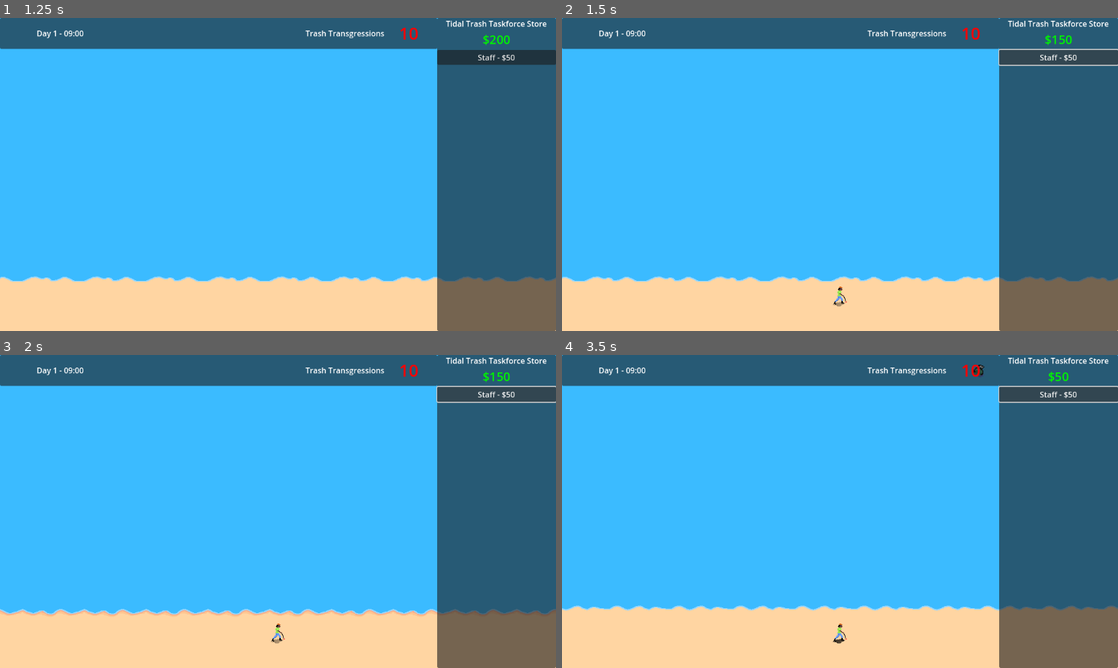
Above: before the commit, frames 1-4 (two rows, left to right).
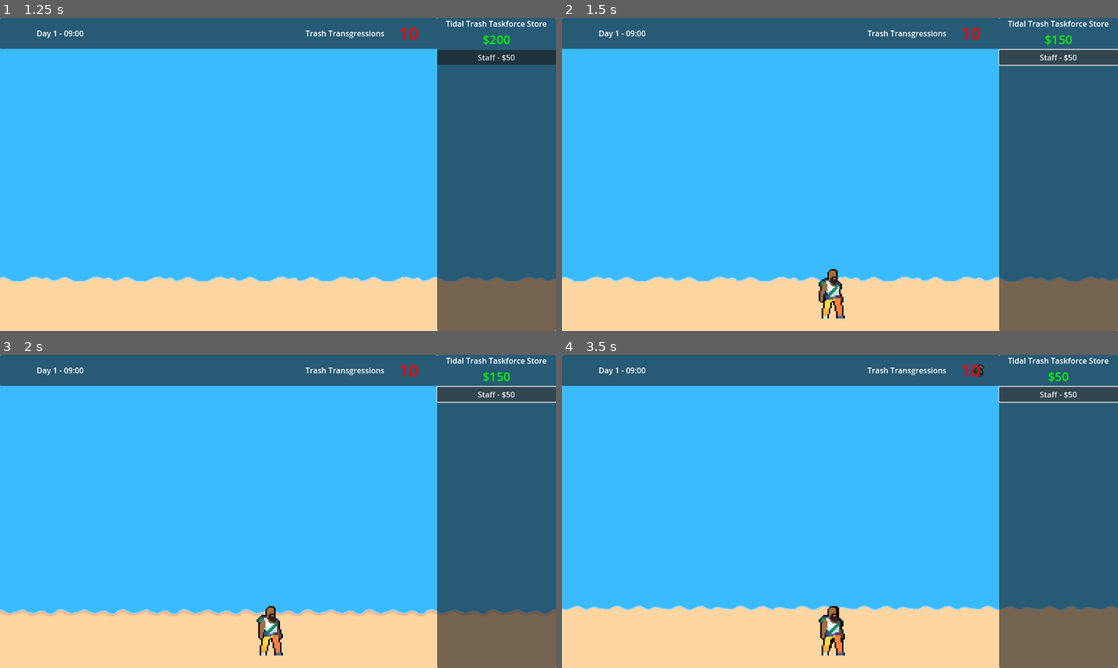
Above: after the commit, the same moments.

Repository: BlazingNeutron/calmbeforestorm
Game: Godot game, scene res://scenes/menu.tscn
Two runs of this game, one before a commit and one after it. Both use one fixed random seed, a clock stepped at 60 frames per second and the inputs below. Sound files missing from this copy of the repository are replaced by a short silence.
Inputs:
- Up to frame 1 (1.25 s): click "Start" at 0.5 s
- Up to frame 2 (1.5 s): click "Staff - $50" at 1.25 s
- Up to frame 3 (2 s): no input
- Up to frame 4 (3.5 s): click "Staff - $50" at 2 s; click "Staff - $50" at 2.75 s

Frame 1 is identical in both runs. In frame 2, 0.5% of the frame differs, in the area x 46-52%, y 80-96%; in frame 3, 0.5%; in frame 4, 0.6%.

Commit message:
staff animations

Diff:
--- a/scenes/picker_uppers/picker_upper.tscn
+++ b/scenes/picker_uppers/picker_upper.tscn
@@ -8,9 +8,13 @@
 [node name="CollisionShape2D" type="CollisionShape2D" parent="."]
 position = Vector2(0.5, 0)
 
-[node name="Sprite2D" type="Sprite2D" parent="."]
+[node name="Sprite2D" type="AnimatedSprite2D" parent="."]
 
 [node name="AudioStreamPlayer" type="AudioStreamPlayer" parent="."]
 volume_db = -10.0
 autoplay = true
 bus = &"SFX"
+
+[node name="PickupTimer" type="Timer" parent="."]
+
+[connection signal="timeout" from="PickupTimer" to="." method="_on_pickup_timer_timeout"]
--- a/scenes/picker_uppers/staff.tscn
+++ b/scenes/picker_uppers/staff.tscn
@@ -1,20 +1,155 @@
-[gd_scene load_steps=5 format=3 uid="uid://dhtu5chpwcraj"]
+[gd_scene load_steps=22 format=3 uid="uid://dhtu5chpwcraj"]
 
 [ext_resource type="PackedScene" uid="uid://b10cl55tii0or" path="res://scenes/picker_uppers/picker_upper.tscn" id="1_k6qb4"]
-[ext_resource type="Texture2D" uid="uid://b7afklt61mrcl" path="res://assets/sprites/volunteer1.png" id="2_3gxk2"]
+[ext_resource type="Texture2D" uid="uid://d07kq21jqqswf" path="res://assets/sprites/staff1.png" id="2_cdoh3"]
 [ext_resource type="AudioStream" uid="uid://cckex47jyoq5l" path="res://assets/audio/strange-creature-talks-96872.mp3" id="3_yyda3"]
 
 [sub_resource type="RectangleShape2D" id="RectangleShape2D_254wm"]
 size = Vector2(28, 40)
 
+[sub_resource type="AtlasTexture" id="AtlasTexture_sjqn4"]
+atlas = ExtResource("2_cdoh3")
+region = Rect2(0, 0, 48, 48)
+
+[sub_resource type="AtlasTexture" id="AtlasTexture_udc80"]
+atlas = ExtResource("2_cdoh3")
+region = Rect2(48, 0, 48, 48)
+
+[sub_resource type="AtlasTexture" id="AtlasTexture_5pgwd"]
+atlas = ExtResource("2_cdoh3")
+region = Rect2(96, 0, 48, 48)
+
+[sub_resource type="AtlasTexture" id="AtlasTexture_erk5k"]
+atlas = ExtResource("2_cdoh3")
+region = Rect2(144, 0, 48, 48)
+
+[sub_resource type="AtlasTexture" id="AtlasTexture_ncvof"]
+atlas = ExtResource("2_cdoh3")
+region = Rect2(0, 48, 48, 48)
+
+[sub_resource type="AtlasTexture" id="AtlasTexture_osx8f"]
+atlas = ExtResource("2_cdoh3")
+region = Rect2(48, 48, 48, 48)
+
+[sub_resource type="AtlasTexture" id="AtlasTexture_1ia7h"]
+atlas = ExtResource("2_cdoh3")
+region = Rect2(96, 48, 48, 48)
+
+[sub_resource type="AtlasTexture" id="AtlasTexture_4t8ml"]
+atlas = ExtResource("2_cdoh3")
+region = Rect2(144, 48, 48, 48)
+
+[sub_resource type="AtlasTexture" id="AtlasTexture_d0d0k"]
+atlas = ExtResource("2_cdoh3")
+region = Rect2(192, 48, 48, 48)
+
+[sub_resource type="AtlasTexture" id="AtlasTexture_jfog4"]
+atlas = ExtResource("2_cdoh3")
+region = Rect2(240, 48, 48, 48)
+
+[sub_resource type="AtlasTexture" id="AtlasTexture_e1fiq"]
+atlas = ExtResource("2_cdoh3")
+region = Rect2(0, 96, 48, 48)
+
+[sub_resource type="AtlasTexture" id="AtlasTexture_rd25r"]
+atlas = ExtResource("2_cdoh3")
+region = Rect2(48, 96, 48, 48)
+
+[sub_resource type="AtlasTexture" id="AtlasTexture_1j36f"]
+atlas = ExtResource("2_cdoh3")
+region = Rect2(96, 96, 48, 48)
+
+[sub_resource type="AtlasTexture" id="AtlasTexture_cancx"]
+atlas = ExtResource("2_cdoh3")
+region = Rect2(144, 96, 48, 48)
+
+[sub_resource type="AtlasTexture" id="AtlasTexture_bc7px"]
+atlas = ExtResource("2_cdoh3")
+region = Rect2(192, 96, 48, 48)
+
+[sub_resource type="AtlasTexture" id="AtlasTexture_1jcgs"]
+atlas = ExtResource("2_cdoh3")
+region = Rect2(240, 96, 48, 48)
+
+[sub_resource type="SpriteFrames" id="SpriteFrames_d2xa8"]
+animations = [{
+"frames": [{
+"duration": 1.0,
+"texture": SubResource("AtlasTexture_sjqn4")
+}, {
+"duration": 1.0,
+"texture": SubResource("AtlasTexture_udc80")
+}, {
+"duration": 1.0,
+"texture": SubResource("AtlasTexture_5pgwd")
+}, {
+"duration": 1.0,
+"texture": SubResource("AtlasTexture_erk5k")
+}],
+"loop": true,
+"name": &"default",
+"speed": 5.0
+}, {
+"frames": [{
+"duration": 1.0,
+"texture": SubResource("AtlasTexture_ncvof")
+}, {
+"duration": 1.0,
+"texture": SubResource("AtlasTexture_osx8f")
+}, {
+"duration": 1.0,
+"texture": SubResource("AtlasTexture_1ia7h")
+}, {
+"duration": 1.0,
+"texture": SubResource("AtlasTexture_4t8ml")
+}, {
+"duration": 1.0,
+"texture": SubResource("AtlasTexture_d0d0k")
+}, {
+"duration": 1.0,
+"texture": SubResource("AtlasTexture_jfog4")
+}],
+"loop": true,
+"name": &"move",
+"speed": 5.0
+}, {
+"frames": [{
+"duration": 1.0,
+"texture": SubResource("AtlasTexture_e1fiq")
+}, {
+"duration": 1.0,
+"texture": SubResource("AtlasTexture_rd25r")
+}, {
+"duration": 1.0,
+"texture": SubResource("AtlasTexture_1j36f")
+}, {
+"duration": 1.0,
+"texture": SubResource("AtlasTexture_cancx")
+}, {
+"duration": 1.0,
+"texture": SubResource("AtlasTexture_bc7px")
+}, {
+"duration": 1.0,
+"texture": SubResource("AtlasTexture_1jcgs")
+}],
+"loop": true,
+"name": &"pickup",
+"speed": 5.0
+}]
+
 [node name="PickerUpper" instance=ExtResource("1_k6qb4")]
 
 [node name="CollisionShape2D" parent="." index="0"]
-position = Vector2(-1, -1)
+position = Vector2(0, -17)
 shape = SubResource("RectangleShape2D_254wm")
 
 [node name="Sprite2D" parent="." index="1"]
-texture = ExtResource("2_3gxk2")
+position = Vector2(7, -24)
+scale = Vector2(3, 3)
+sprite_frames = SubResource("SpriteFrames_d2xa8")
+animation = &"move"
+autoplay = "default"
+frame_progress = 0.854221
 
 [node name="AudioStreamPlayer" parent="." index="2"]
 stream = ExtResource("3_yyda3")
@@ -22,3 +157,6 @@
 pitch_scale = 1.5
 autoplay = false
 parameters/looping = true
+
+[node name="PickupTimer" parent="." index="3"]
+one_shot = true
--- a/scripts/picker_upper.gd
+++ b/scripts/picker_upper.gd
@@ -1,22 +1,32 @@
 extends Node2D
 
 @onready var audio_stream_player: AudioStreamPlayer = $AudioStreamPlayer
+@onready var sprite: AnimatedSprite2D = $Sprite2D
+@onready var pickup_timer: Timer = $PickupTimer
 
 @export var speed : int = 70
 @export var is_beach_bound : bool = true
 @export var capacity = 0
+@export var pickup_time = 3
 
 var trash : Node2D = null
 var assigned : bool = false
 
+func _ready() -> void:
+	pickup_timer.wait_time = pickup_time
+
 func _process(delta: float) -> void:
-	if trash != null:
+	if trash != null and pickup_timer.is_stopped():
 		var distance = position.distance_to(trash.position)
+		if trash.position.x < position.x:
+			sprite.flip_h = true
+		else:
+			sprite.flip_h = false
 		position = position.move_toward(trash.position, delta * speed)
 		if distance < 10:
 			#print("I picked one up")
-			trash.get_picked_up()
-			assigned = false
+			sprite.play("pickup")
+			pickup_timer.start()
 
 func spawn_position() -> Vector2:
 	#assert(false, "Please override `spawn_position()` in the derived script.")
@@ -24,8 +34,16 @@
 
 func assign_trash(new_trash : Node2D) -> void:
 	trash = new_trash
+	sprite.play("move")
 	assigned = true
 
 func start_sound(count : int) -> void:
 	if count <= 1:
 		audio_stream_player.play()
+
+func _on_pickup_timer_timeout() -> void:
+	#print("done picking up")
+	if trash != null:
+		sprite.play("default")
+		trash.get_picked_up()
+	assigned = false
Binary file added: assets/sprites/staff1.aseprite
Binary file added: assets/sprites/staff1.png
Not shown, added: assets/sprites/staff1.png.import
